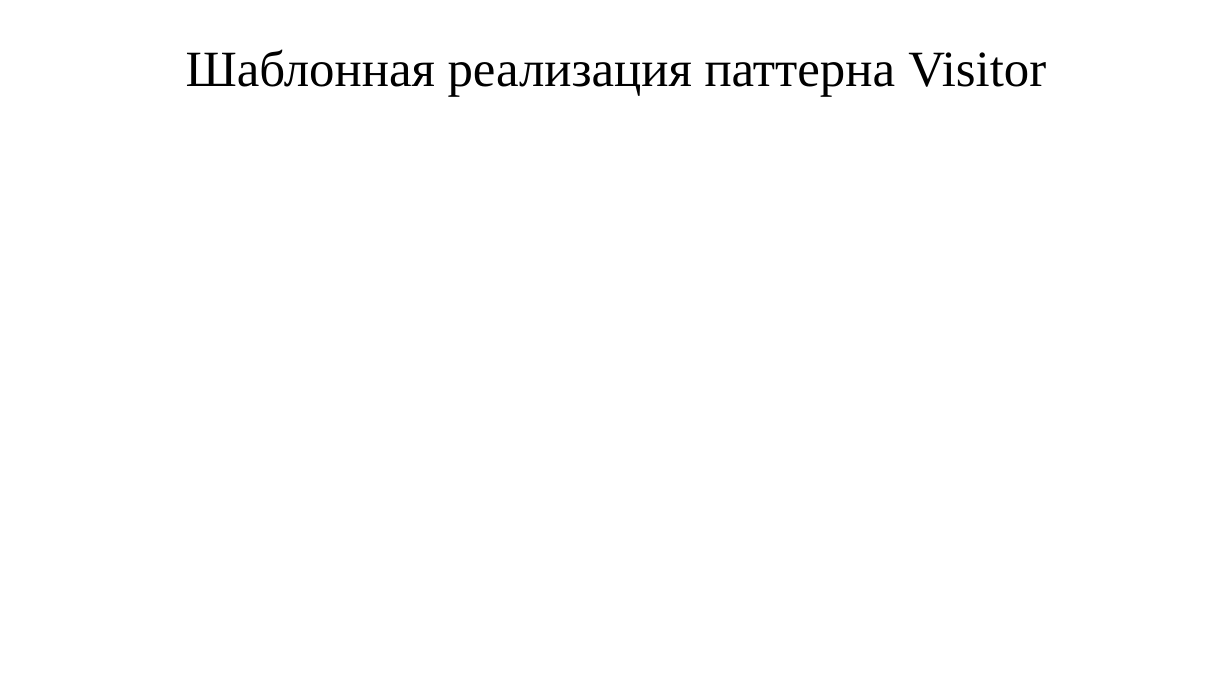
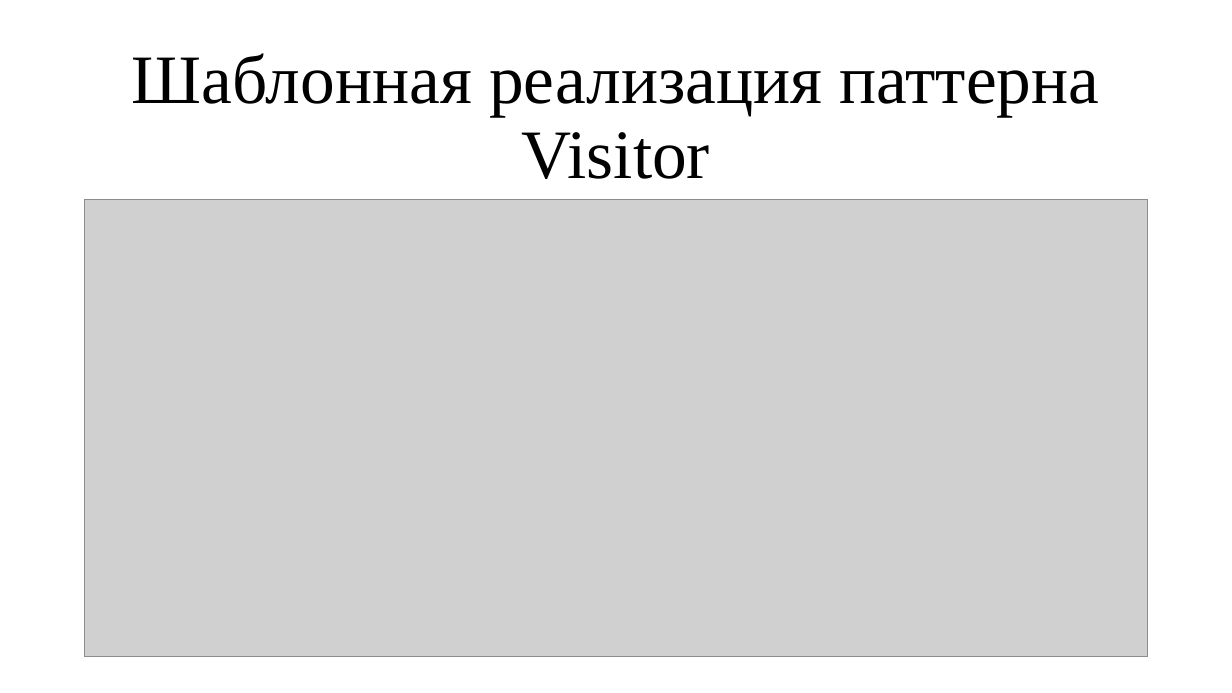
Before and after one commit to MrAnderson1110/Education, a slide deck: slide 9 of 5/OOP_V_term_paper/Презентация_ООП_АндреевД.И_z9431.pptx. Drawn at 1232x693 pixels with LibreOffice and Linux fonts; fonts in the diff are those of the drawing; grey boxes stand for pictures. Boxes give left, top, right and bottom in pixels: in the first picture for what was removed or moved away, otherwise in the second. Text is boxed around its words. In the diff, an @@ line names an element or a change of style, - is before the commit and + after.

```diff
--- a/5/OOP_V_term_paper/Презентация_ООП_АндреевД.И_z9431.pptx
+++ b/5/OOP_V_term_paper/Презентация_ООП_АндреевД.И_z9431.pptx
@@ title "Шаблонная реализация паттерна Visitor" at (x1=132, y1=53, x2=1100, y2=179): size 39.6 to 54 pt @@
@@ picture added at (x1=85, y1=200, x2=1148, y2=656) @@
```
Also in this commit, not shown: 8 other slides changed, 2 slides added, 2 slides removed.
